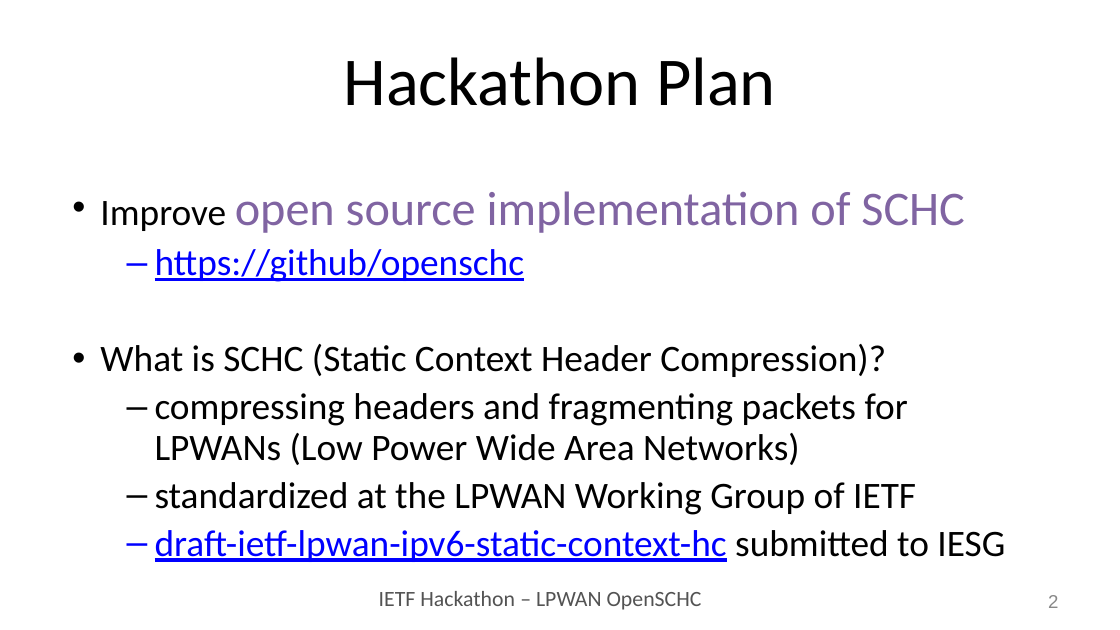
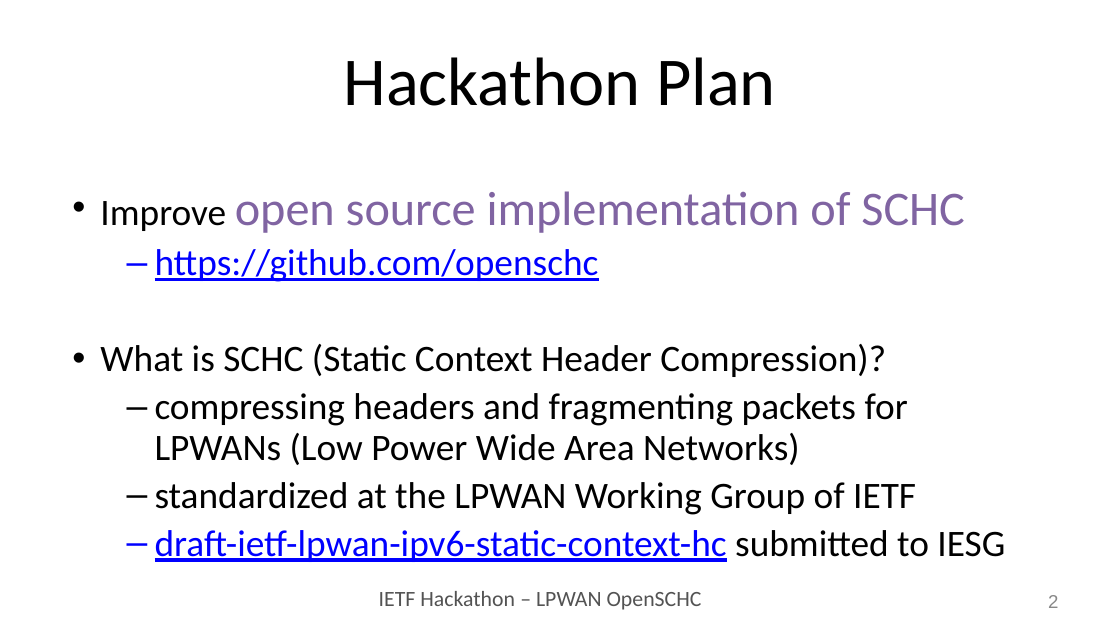
Before and after one commit to IETF-Hackathon/ietf104-project-presentations, a slide deck: slide 2 of LPWAN-hackathon104-presentation-00.pptx. Drawn at 1120x630 pixels with LibreOffice and Linux fonts; fonts in the diff are those of the drawing. Boxes give left, top, right and bottom in pixels: in the first picture for what was removed or moved away, otherwise in the second. Text is boxed around its words. In the diff, an @@ line names an element or a change of style, - is before the commit and + after.

Commit message:
Second version, fixes typos

```diff
--- a/LPWAN-hackathon104-presentation-00.pptx
+++ b/LPWAN-hackathon104-presentation-00.pptx
@@ text at [155,249,599,282]: text changed @@
-  – https://github/openschc
+  – https://github.com/openschc
```
Also in this commit, not shown: 1 slide removed.
